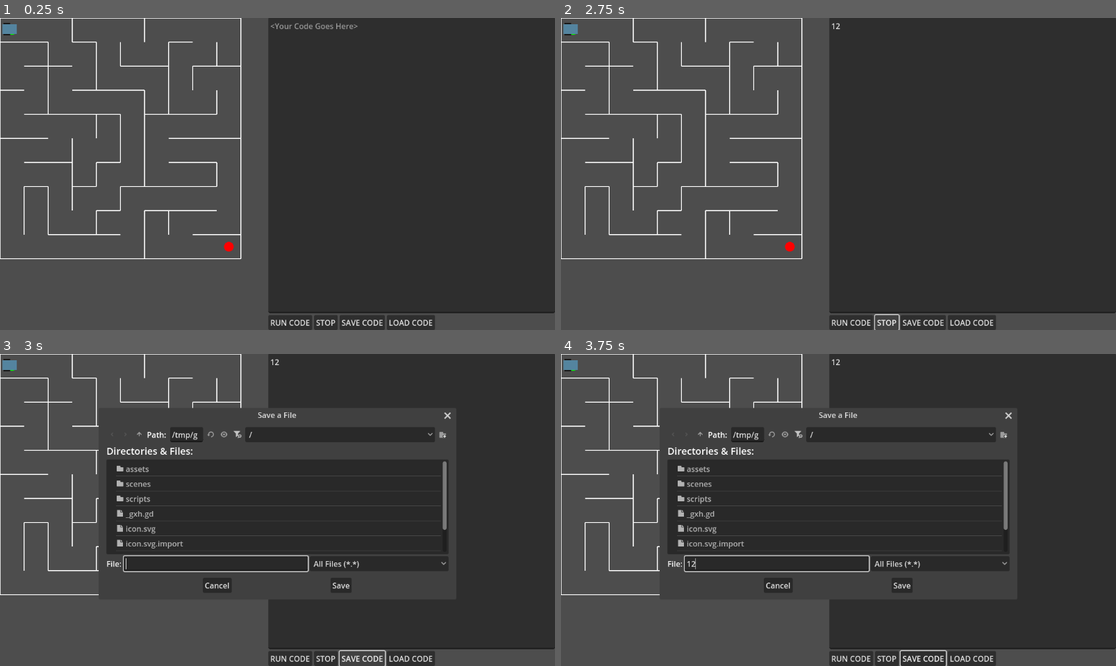
Above: before the commit, frames 1-4 (two rows, left to right).
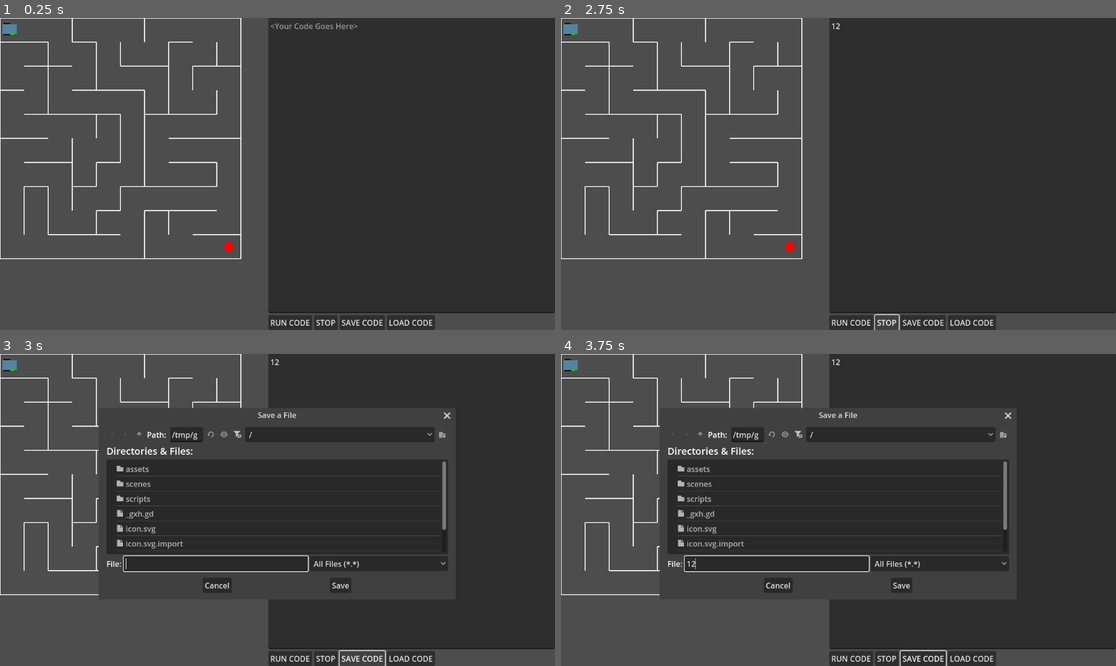
Above: after the commit, the same moments.

Repository: jamesabsolom/micromouse
Game: Godot game, scene res://scenes/main.tscn
Same seed, same stepped clock (60 frames per second), same inputs: the game is played once before the commit and once after it.
Inputs (mouse positions are in pixels of both pictures, inside the frame that each line leads up to):
- Up to frame 1 (0.25 s): no input
- Up to frame 2 (2.75 s): click (971, 164) at 0.52 s; type "12" at 0.6 s; click "RUN CODE" at 1.25 s; click "STOP" at 2 s
- Up to frame 3 (3 s): click "SAVE CODE" at 2.75 s
- Up to frame 4 (3.75 s): click (777, 563) at 3.52 s; type "12" at 3.6 s

Frames 1-2 are identical in both runs. In frame 3, 0.1% of the frame differs, in the area x 59-82%, y 18-76%; in frame 4, 0.1%.

Commit message:
added globals settings doc (65% of original)

Diff:
--- a/project.godot
+++ b/project.godot
@@ -15,6 +15,15 @@
 config/features=PackedStringArray("4.4", "Forward Plus")
 config/icon="res://icon.svg"
 
+[autoload]
+
+Globals="*res://scripts/globals.gd"
+
 [dotnet]
 
 project/assembly_name="micromouse"
+
+[rendering]
+
+renderer/rendering_method="gl_compatibility"
+renderer/rendering_method.mobile="gl_compatibility"
--- a/scenes/main.tscn
+++ b/scenes/main.tscn
@@ -1,13 +1,20 @@
-[gd_scene load_steps=4 format=3 uid="uid://bibm3u8hycr37"]
+[gd_scene load_steps=5 format=3 uid="uid://bibm3u8hycr37"]
 
 [ext_resource type="Script" uid="uid://b717xco5do5q7" path="res://scripts/maze.gd" id="1_0wfyh"]
 [ext_resource type="Script" uid="uid://bow6ndxsal3t1" path="res://scripts/script_runner.gd" id="2_jyhfs"]
 [ext_resource type="PackedScene" uid="uid://bic00e40n4ase" path="res://scenes/mouse.tscn" id="2_sugp2"]
 
+[sub_resource type="CircleShape2D" id="CircleShape2D_sugp2"]
+
 [node name="Main" type="Node2D"]
 
 [node name="Maze" type="Node2D" parent="."]
 script = ExtResource("1_0wfyh")
+
+[node name="Goal" type="Area2D" parent="Maze"]
+
+[node name="CollisionShape2D" type="CollisionShape2D" parent="Maze/Goal"]
+shape = SubResource("CircleShape2D_sugp2")
 
 [node name="UI" type="CanvasLayer" parent="."]
 
--- /dev/null
+++ b/scripts/globals.gd
@@ -0,0 +1,11 @@
+extends Node
+
+## DEBUG SETTINGS ##
+var interpreter_debug_enabled := false
+var debug_enabled := false
+
+## MOUSE SETTINGS ##
+var move_speed := 2
+var move_delay := 0.01
+var turn_delay := 0.01
+var repeat_delay := 0
--- a/scripts/maze.gd
+++ b/scripts/maze.gd
@@ -8,9 +8,20 @@
 var start = Vector2(0, 0)
 var end = Vector2(WIDTH - 1, HEIGHT - 1)
 
+@onready var goal = $Goal
+
 func _ready():
 	generate_maze()
 	queue_redraw()
+	var goal_pos = end * CELL_SIZE + Vector2(CELL_SIZE / 2, CELL_SIZE / 2)
+	goal.global_position = goal_pos
+
+	# Resize the collision shape to fit within the goal cell
+	var shape = goal.get_node("CollisionShape2D").shape
+	if shape is CircleShape2D:
+		shape.radius = CELL_SIZE / 3
+	elif shape is RectangleShape2D:
+		shape.extents = Vector2(CELL_SIZE / 3, CELL_SIZE / 3)
 
 func generate_maze():
 	grid = []
@@ -106,3 +117,8 @@
 	var end_pos = end * CELL_SIZE + Vector2(CELL_SIZE / 2, CELL_SIZE / 2)
 	draw_circle(start_pos, 10, Color.GREEN)
 	draw_circle(end_pos, 10, Color.RED)
+
+func _on_Goal_body_entered(body):
+	if body.name == "Mouse":
+		print("🎉 Robot reached the goal!")
+		body.get_parent().interpreter.stop()  # Or call from scene root/UI
--- a/scripts/mouse.gd
+++ b/scripts/mouse.gd
@@ -1,17 +1,18 @@
 extends CharacterBody2D
 
-@export var move_speed := 10
-@export var rotation_speed := 90
-@export var move_delay := 0.1  # seconds
-@export var turn_delay := 0.01 # seconds
+@export var move_speed := 0
 
 var start_position: Vector2
 var start_rotation: float
 
 func _ready():
-	print("mouse comms setup")
+	move_speed = Globals.move_speed
 	start_position = position
 	start_rotation = rotation
+	if Globals.debug_enabled:
+		print("HELLO FROM THE MOUSE")
+		print("THE MOUSE KNOWS WHERE IT IS")
+		print("THE MOUSE IS AT", start_position)
 
 func move_forward():
 	var direction = Vector2.RIGHT.rotated(rotation)
--- a/scripts/mouse_interpreter.gd
+++ b/scripts/mouse_interpreter.gd
@@ -109,7 +109,8 @@
 			push_warning("Execution stopped manually.")
 			return
 
-		print_debug("Running command:", cmd)
+		if Globals.interpreter_debug_enabled:
+			print_debug("Running command:", cmd)
 
 		match cmd["action"]:
 			"move":
@@ -139,9 +140,11 @@
 				else:
 					await _run_command_list(cmd.get("else_body", []))
 
-		if cmd["action"] == "left" or cmd["action"] == "right":
-			await get_tree().create_timer(mouse.turn_delay).timeout
+		if cmd["action"] == "LEFT" or cmd["action"] == "RIGHT":
+			await get_tree().create_timer(Globals.turn_delay).timeout
+		elif "REPEAT" in cmd["action"]:
+			await get_tree().create_timer(Globals.repeat_delay).timeout
 		else:
-			await get_tree().create_timer(mouse.move_delay).timeout
+			await get_tree().create_timer(Globals.move_delay).timeout
 	if not stop_flag:
 		emit_signal("finished")
--- a/scripts/script_runner.gd
+++ b/scripts/script_runner.gd
@@ -36,10 +36,11 @@
 	if last_highlighted_line >= 0:
 		code_editor.set_line_background_color(last_highlighted_line, Color(0, 0, 0, 0))  # Clear previous
 
-	code_editor.set_line_background_color(line_num, Color(0.2, 0.6, 1.0, 0.3))  # Highlight current
-	code_editor.set_caret_line(line_num)
-	code_editor.set_v_scroll(line_num)
-	last_highlighted_line = line_num
+	if line_num > -1:
+		code_editor.set_line_background_color(line_num, Color(0.2, 0.6, 1.0, 0.3))  # Highlight current
+		code_editor.set_caret_line(line_num)
+		code_editor.set_v_scroll(line_num)
+		last_highlighted_line = line_num
 
 func _on_execution_finished():
 	if last_highlighted_line >= 0:
Not shown, added: scripts/globals.gd.uid
